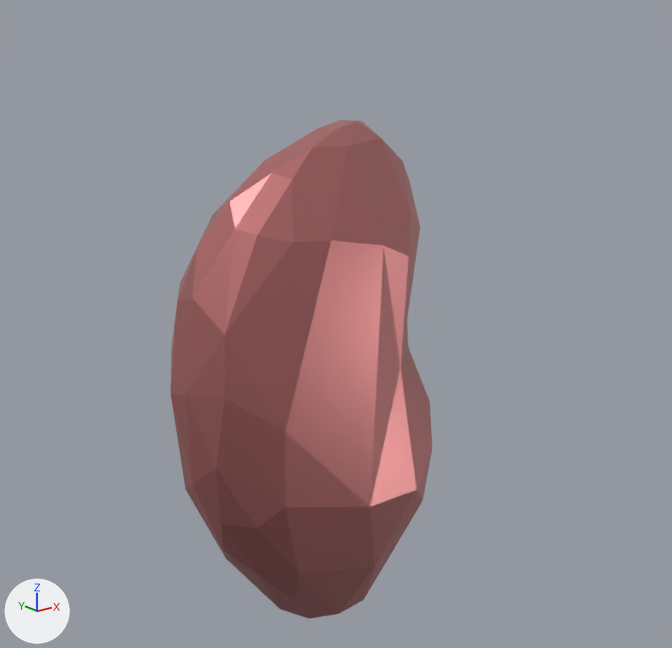
One commit to the glTF model rubedo.gltf: the scene before it, then after it.
Before and after are seen from a 50 mm camera at (-5.84, -6.69, 5.25) aimed at (-0.3, 0.24, 2.48). Arrows for +X, +Y and +Z are at lower left; the lights stay in place. Vertices at the same position are counted once.

The older version as bpy lines, for what is in view:
```python
mat_none_001 = principled_material('None.001')
mat_none_001.base_color = (0.623, 0.224, 0.224)  # pink #cf8282
mat_none_001.metallic = 0.805
mat_none_001.roughness = 0.4
me_rubedo = bpy.data.meshes.new('rubedo')
me_rubedo.from_pydata(...)  # 101 vertices, 198 faces; spans x -2.38..1.26, y -0.86..1.31, z -1.07..4.49
me_rubedo.materials.append(mat_none_001)  # pink #cf8282
ob_rubedo = bpy.data.objects.new('rubedo', me_rubedo)
ob_rubedo.location = (0.0, 0.0, 0.0)
```
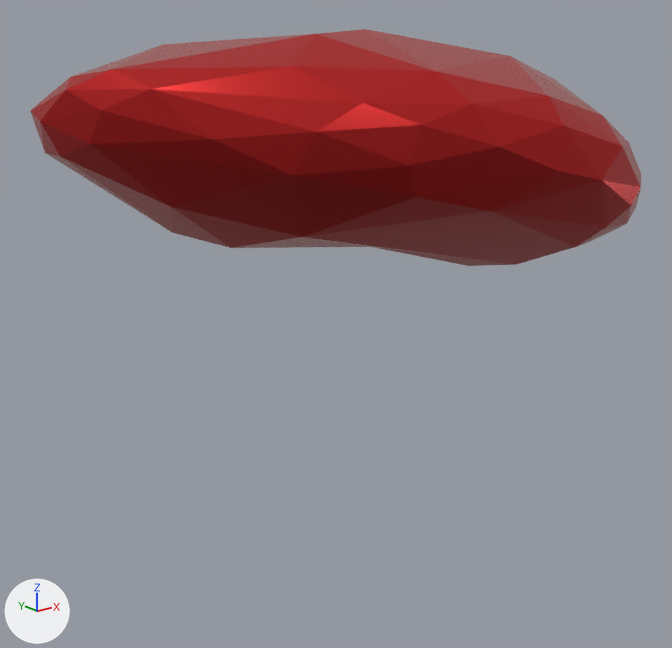
Where the newer file only moved an object's origin or applied its transform, the numbers keep the older frame.

Boxes (x1, y1, x2, y2) around the edits, measured in the pictures (672 x 648 px):
```json
{"object": "rubedo", "change": "recoloured, surface changed, reshaped", "before": [171, 120, 432, 619], "after": [30, 29, 641, 266], "on screen": "134% wider, 52% shorter"}
```

Edits to the scene script, one JSON object a line:
```json
{"op": "set", "path": "mat_none_001.base_color", "old": "(0.623, 0.224, 0.224)", "new": "(0.623, 0.0262, 0.0262)", "note": "pink #cf8282 -> red #cf2d2d"}
{"op": "set", "path": "mat_none_001.roughness", "old": "0.4", "new": "0.2"}
{"block": "me_rubedo", "where": "me_rubedo.from_pydata(...)  # 101 vertices, 198 faces; spans x -2.38..1.26, y -0.86..1.31, z -1.07..4.49"}
{"block": "me_rubedo", "where": "# used by ob_rubedo; location = (0.0, 0.0, 0.0)"}
{"block": "me_rubedo", "change": "me_rubedo part 1: the whole mesh is multiplied about its middle by the matrix ((0.006, 0.238, 0.971), (0.821, 0.553, -0.14), (-0.571, 0.798, -0.192)), then moved by (0.32, -0.21, 2.42)"}
```
